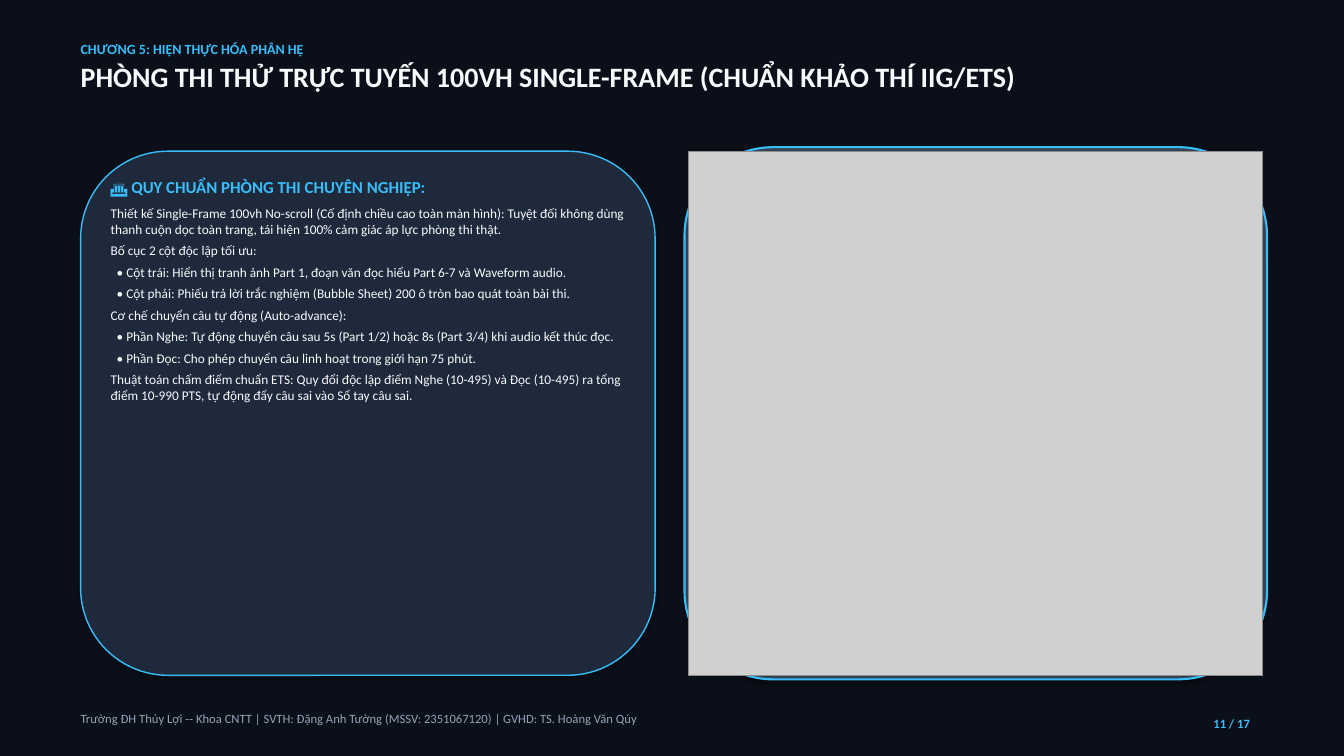
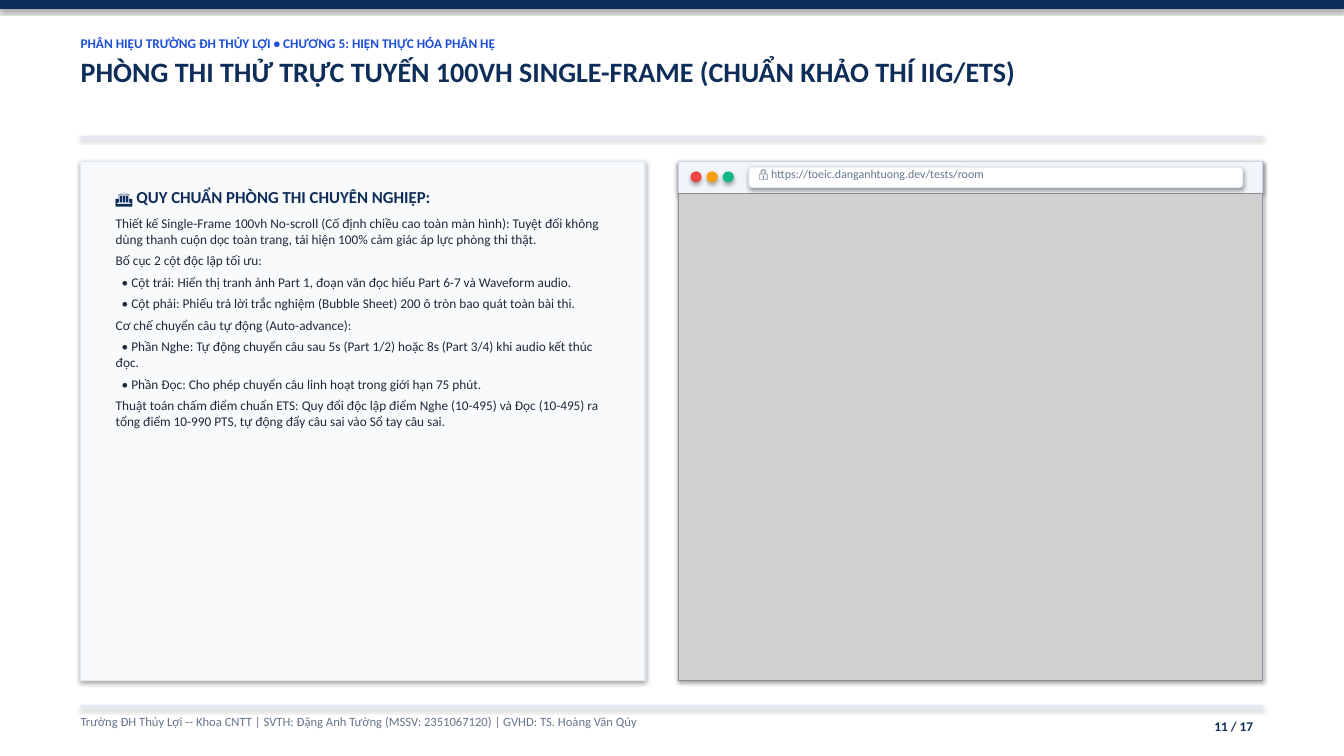
Before and after one commit to DangAnhTuong/He_Thong_Hoc_Thi_Toeic, a slide deck: slide 11 of Bao_Cao_Thuyet_Trinh_He_Thong_Hoc_Thi_Toeic.pptx. Drawn at 1344x756 pixels with LibreOffice and Linux fonts; fonts in the diff are those of the drawing; grey boxes stand for pictures. Boxes give left, top, right and bottom in pixels: in the first picture for what was removed or moved away, otherwise in the second. Text is boxed around its words. In the diff, an @@ line names an element or a change of style, - is before the commit and + after.

Commit message:
docs: finalize academic light presentation pptx with authentic rectangular screenshots

```diff
--- a/Bao_Cao_Thuyet_Trinh_He_Thong_Hoc_Thi_Toeic.pptx
+++ b/Bao_Cao_Thuyet_Trinh_He_Thong_Hoc_Thi_Toeic.pptx
@@ rectangle at <box>0,0,1344,756</box>: fill #0B0F19 to #FFFFFF; outline #0B0F19 0.75 pt to #FFFFFF 0.75 pt @@
@@ rectangle added at <box>0,0,1344,8</box>, fill #0F2D59, outline #0F2D59 0.75 pt @@
@@ text at <box>81,37,495,51</box>: text changed; size 10 to 9.5 pt; text colour #38BDF8 to #1D4ED8 @@
-CHƯƠNG 5: HIỆN THỰC HÓA PHÂN HỆ
+PHÂN HIỆU TRƯỜNG ĐH THỦY LỢI • CHƯƠNG 5: HIỆN THỰC HÓA PHÂN HỆ
@@ text at <box>81,58,1015,87</box>: text colour #F8FAFC to #0F2D59 in "PHÒNG THI THỬ TRỰC TUYẾN 100VH SINGLE-FRAME ..." @@
@@ rectangle added at <box>81,136,1263,137</box>, fill #E2E8F0, outline #E2E8F0 0.75 pt @@
@@ rounded rectangle removed at <box>685,147,1267,680</box> @@
@@ rounded rectangle removed at <box>81,151,655,676</box> @@
@@ rectangle added at <box>81,161,645,681</box>, fill #F8FAFC, outline #E2E8F0 1 pt @@
@@ rectangle added at <box>679,161,1263,681</box>, fill #FFFFFF, outline #CBD5E1 1 pt @@
@@ rectangle added at <box>679,161,1263,194</box>, fill #F1F5F9, outline #CBD5E1 0.75 pt @@
@@ ellipse added at <box>691,171,702,182</box>, fill #EF4444 @@
@@ ellipse added at <box>707,171,718,182</box>, fill #F59E0B @@
@@ ellipse added at <box>723,171,734,182</box>, fill #10B981 @@
@@ rounded rectangle added at <box>749,167,1243,188</box>, fill #FFFFFF, outline #E2E8F0 0.5 pt @@
@@ text added at <box>771,170,984,180</box>, 8.5 pt, text #64748B @@
+🔒 https://toeic.danganhtuong.dev/tests/room
@@ text "🏛️ QUY CHUẨN PHÒNG THI ...": place and size @@
-text "🏛️ QUY CHUẨN PHÒNG THI ..." at <box>111,179,624,403</box>
+text "🏛️ QUY CHUẨN PHÒNG THI ..." at <box>116,189,598,429</box>
@@ text "🏛️ QUY CHUẨN PHÒNG THI ..." at <box>116,189,598,429</box>: text colour #38BDF8 to #0F2D59 in "🏛️ QUY CHUẨN PHÒNG THI CHUYÊN NGHIỆP:"; text colour #F8FAFC to #1E293B @@
@@ picture: place and size @@
-picture at <box>689,151,1263,676</box>
+picture at <box>679,194,1263,681</box>
@@ text "Trường ĐH Thủy Lợi -- ..." at <box>81,717,637,728</box>: text colour #94A3B8 to #64748B @@
@@ rectangle added at <box>81,706,1263,707</box>, fill #E2E8F0, outline #E2E8F0 0.75 pt @@
@@ text "11 / 17" at <box>1214,722,1253,731</box>: size 9 to 9.5 pt, text colour #38BDF8 to #0F2D59 @@
```
Also in this commit, not shown: 16 other slides changed.
